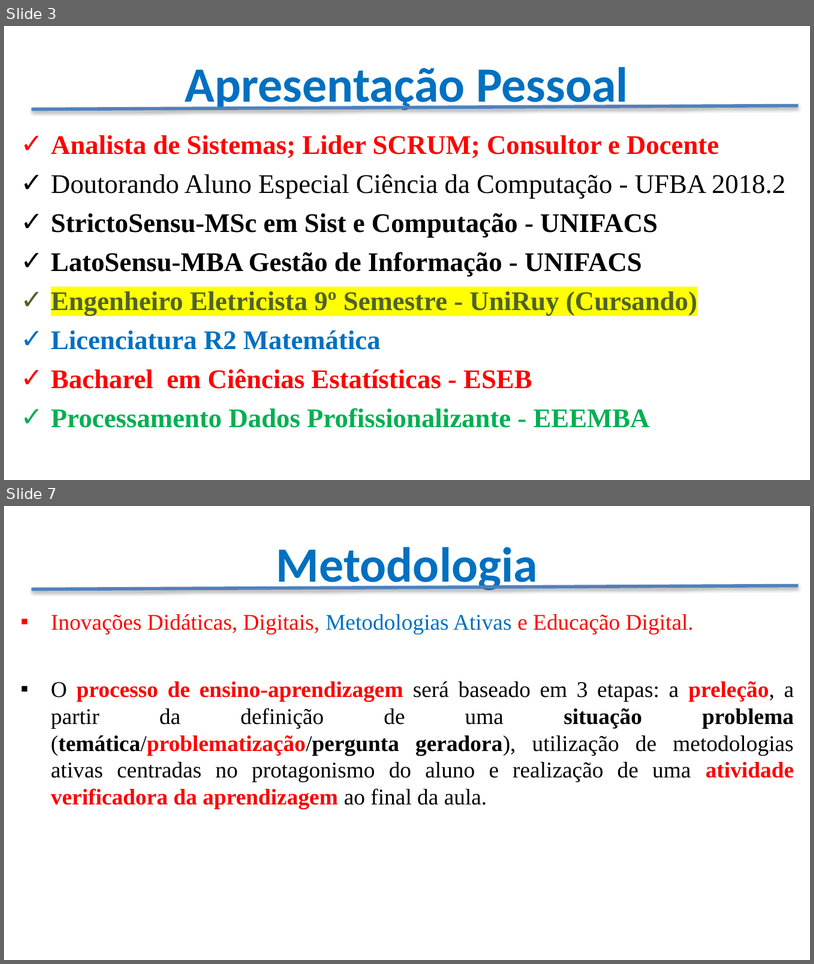
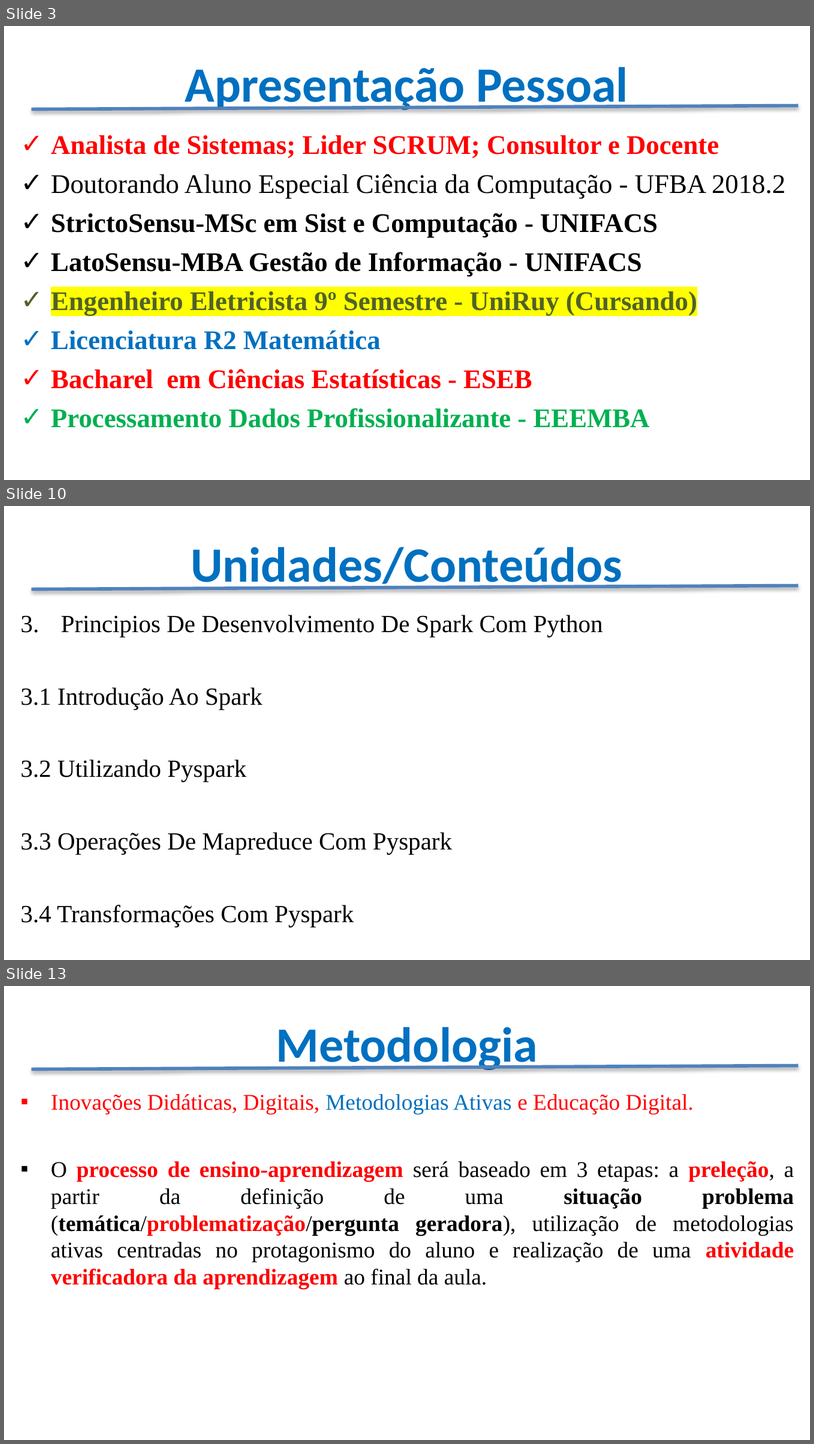
Before and after one commit to CloudEducationBrazil/WydenPythonBigData, a slide deck: Apresentação - Python Big Data.pptx. Shown one above the other, each under a label of ours: slides 3 and 7 before the commit, slides 3, 10 and 13 after it; the slides between them are not shown. The pictures are 814x964 and 814x1444 pixels, drawn with LibreOffice and Linux fonts; fonts in the diff are those of the drawing; background and template pictures are left out. Boxes give left, top, right and bottom in pixels: in the first picture for what was removed or moved away, otherwise in the second. Text is boxed around its words. In the diff, an @@ line names an element or a change of style, - is before the commit and + after.

Commit message:
aulas ppt Python big data

```diff
--- a/Apresentação - Python Big Data.pptx
+++ b/Apresentação - Python Big Data.pptx
@@ slide 10 added at (4,506,810,960), background picture (left out) @@
@@ title added at (191,547,623,593), 44 pt, text #0070C0, bold @@
+Unidades/Conteúdos
@@ line added from (32, 589) to (798, 586), #4F81BD 3 pt @@
@@ text added at (21,615,603,927), 22 pt, text #000000 @@
+3. Principios De Desenvolvimento De Spark Com Python
+3.1 Introdução Ao Spark
+3.2 Utilizando Pyspark
+3.3 Operações De Mapreduce Com Pyspark
+3.4 Transformações Com Pyspark
@@ what was slide 7 is now slide 13 @@
```
Also in this commit, not shown: 5 slides changed, 8 other slides added, 1 slide removed, 29 other files.
